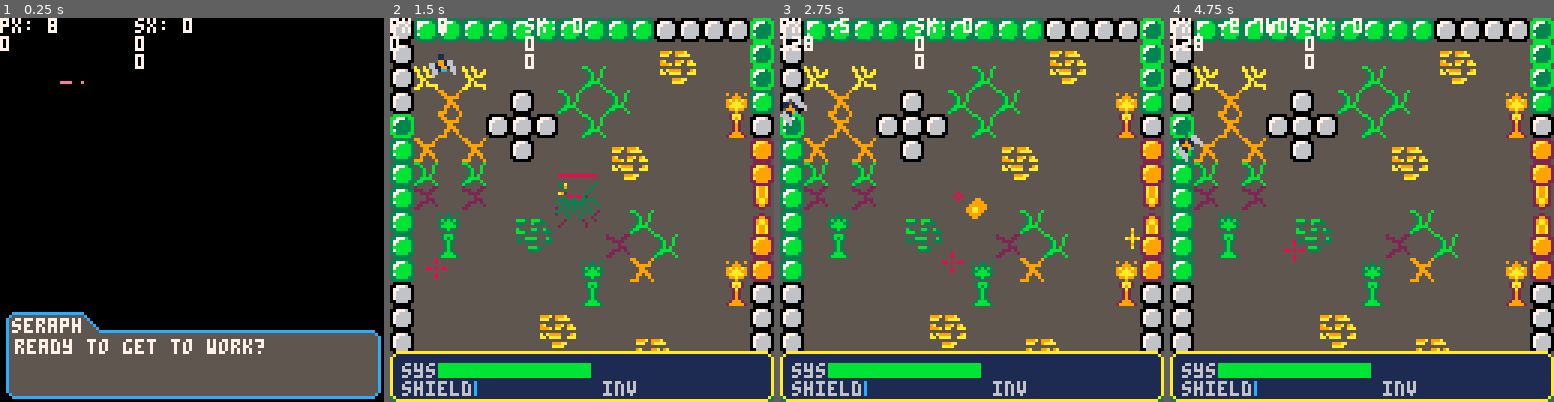
Above: before the commit, frames 1-4 (left to right).
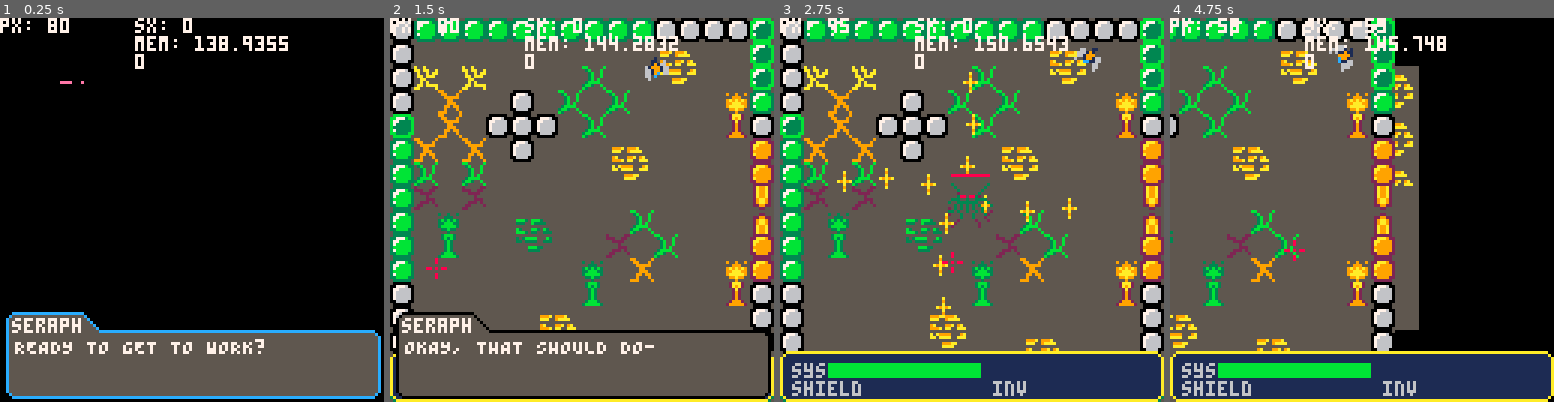
Above: after the commit, the same moments.

Repository: kbrewington/Negation
Game: PICO-8 cartridge negation.p8
Same seed, same stepped clock (60 frames per second), same inputs: the game is played once before the commit and once after it.
Inputs (mouse positions are in pixels of both pictures, inside the frame that each line leads up to):
- Up to frame 1 (0.25 s): no input
- Up to frame 2 (1.5 s): tap X (X key) at 0.33, 1.07 s; click (670, 121) at 0.67 s; tap O (Z key) at 0.7 s; click (436, 267) at 1.22 s
- Up to frame 3 (2.75 s): hold Right 1.6-2.1 s; tap O (Z key) at 1.7, 2.1, 2.5 s; click (887, 114) at 1.77 s; tap X (X key) at 1.85 s; hold Up 2.15-2.42 s; click (952, 259) at 2.32 s; hold Right from 2.47 s (still down)
- Up to frame 4 (4.75 s): click (1404, 106) at 2.87 s; tap O (Z key) every 0.4 s from 2.9 to 4.5 s; tap X (X key) at 2.97, 4.08 s; release Right at 3.03 s; hold Left 3.08-3.58 s; click (1465, 256) at 3.42 s; hold Down 3.63-3.97 s; click (1231, 102) at 3.97 s; hold Right 4.02-4.68 s; click (1292, 248) at 4.52 s; hold Up from 4.73 s (still down)

The runs differ from the first frame. In frame 1, 1.3% of the frame differs, in the area x 0-75%, y 0-88%; in frame 2, 16%; in frame 3, 2.7%; in frame 4, 52%, in the area x 0-100%, y 0-100%.

Commit message:
Changed movement back to the basic movement.                             -Worked more on screen transition - adjusted collision for changed movement.

Diff:
--- a/negation.p8
+++ b/negation.p8
@@ -1,22 +1,21 @@
 pico-8 cartridge // http://www.pico-8.com
 version 8
 __lua__
---this is the new ver.
 --------------------------------------------------------------------------------
 --------------------------------- global variables  ----------------------------
 --------------------------------------------------------------------------------
 player = {}
 player.sprite = 0
-player.x = 8
+player.x = 80
 player.y = 8
 player.speed = 1
 player.current_speed = 0
 player.angle = 0
-player.turnspeed = 10
+--player.turnspeed = 10
 player.turn = 0
 player.current_dash_speed = 0
-player.dash_speed = 15
-player.dash_threshold = {.05, .2}
+--player.dash_speed = 15
+--player.dash_threshold = {.05, .2}
 player.bullet_spread = 5
 player.health = 10
 player.immune_time = 2
@@ -28,21 +27,18 @@
 player.shield_dur = 5
 player.shield = 0
 
-wall_fwd = false
-wall_bck = false
-
-cheats = {}
-cheats.noclip = false
-cheats.god = false
-
-map_ = {}
-map_.border = {}
-map_.border.left = 0
-map_.border.up = 0
-map_.border.right = 120
-map_.border.down = 120
-map_.sx = 0
-map_.sy = 0
+--cheats = {}
+--cheats.noclip = false
+--cheats.god = false
+
+level = {}
+level.border = {}
+level.border.left = 0
+level.border.up = 0
+level.border.right = 120
+level.border.down = 120
+level.sx = 0
+level.sy = 0
 
 wait = {}
 wait.controls = false
@@ -85,10 +81,10 @@
                     [c.up_arrow] = 0,
                     [c.down_arrow] = 0}
 
-player.dashing = {[c.left_arrow] = false,
+--[[player.dashing = {[c.left_arrow] = false,
                   [c.right_arrow] = false,
                   [c.up_arrow] = false,
-                  [c.down_arrow] = false}
+                  [c.down_arrow] = false}]]
 
 enemy_table  = {}
 enemy_spawned = {}
@@ -257,29 +253,21 @@
 -------------------------------- helper functions ------------------------------
 --------------------------------------------------------------------------------
 function debug()
-  print("px: " .. player.x, 0, 0, 7)
-  print("sx: " .. map_.sx, 45, 0, 7)
-  local map_right = map_.border.right + map_.sx - 120
-  local map_left = map_.border.left + map_.sx
-  print(map_right, 0, 6, 7)
-  --print("mem: ".. stat(0), 45, 6, 7)
-  --print("hp: ".. player.health, 45, 6, 7)
-  print(map_left, 45, 6, 7)
-
-  print(#player.inventory, 45, 12, 7)
+  local debug_color = 7
+  print("px: " .. player.x, 0, 0, debug_color)
+  print("sx: " .. level.sx, 45, 0, debug_color)
+
+  print("", 0, 6, debug_color)
+  print("mem: ".. stat(0), 45, 6, debug_color)
+
+  print(#player.inventory, 45, 12, debug_color)
   -- stat(33) = y stat(32) = x
-  -- print(costatus(game), 0, 12, 7)
-  -- if boss1 ~= nil then
-  --   print(boss1.health, 45, 12, 7)
-  -- else
-  --   print("dead", 45, 12, 7)
-  -- end
-
+  -- print(costatus(game), 0, 12, debug_color)
 end
 
 function bump(x, y)
-  local tx = flr((x - map_.sx) / 8)
-  local ty = flr((y - map_.sy) / 8)
+  local tx = flr((x - level.sx) / 8)
+  local ty = flr((y - level.sy) / 8)
   local map_id = mget(tx, ty)
 
   return fget(map_id, 0)
@@ -290,15 +278,37 @@
 end
 
 function collision()
-  local fwd_tempx = player.x - player.speed * sin(player.angle / 360)
-  local fwd_tempy = player.y - player.speed * cos(player.angle / 360)
-
-  local bck_tempx = player.x + player.speed * sin(player.angle / 360)
-  local bck_tempy = player.y + player.speed * cos(player.angle / 360)
-
-  wall_fwd =  bump_all(fwd_tempx, fwd_tempy)
-
-  wall_bck =  bump_all(bck_tempx, bck_tempy)
+  --local fwd_tempx = player.x - player.speed * sin(player.angle / 360)
+  --local fwd_tempy = player.y - player.speed * cos(player.angle / 360)
+  --local up_tempx = player.x + 5
+  --local up_tempy = player.y + 4
+
+  --local bck_tempx = player.x + player.speed * sin(player.angle / 360)
+  --local bck_tempy = player.y + player.speed * cos(player.angle / 360)
+
+  --[[pset(player.x + 3, player.y + 3, clr) --topleft
+  pset(player.x + 12, player.y + 3, clr) --topright
+  pset(player.x + 3, player.y + 12, clr) --bottomleft
+  pset(player.x + 12, player.y + 12, clr) --bottomright]]
+
+  --[[topleft, topright, bottomleft, bottomright = {}, {}, {}, {}
+  topleft.x, topleft.y = player.x + 3, player.y + 3
+  topright.x, topright.y = player.x + 12, player.y + 3
+  bottomleft.x, bottomleft.y = player.x + 3, player.y + 12
+  bottomright.x, bottomright.y = player.x + 12, player.y + 12
+
+  local test = bump_all(topleft.x + 1, topleft.y + 1)
+  wall_up, wall_lft, wall_rgt, wall_dwn = test, test, test, test]]
+
+  --[[wall_up =  bump(topleft.x, topleft.y) or bump(topright.x, topright.y)
+  wall_lft = bump(topleft.x, topleft.y) or bump(bottomleft.x, bottomleft.y)
+  wall_rgt = bump(topright.x, topright.y) or bump(bottomright.x, bottomright.y)
+  wall_dwn = bump(bottomleft.x, bottomleft.y) or bump(bottomright.x, bottomright.y)]]
+
+  wall_up = bump(player.x + 4, player.y + 3) or bump(player.x + 11, player.y + 3) --done
+  wall_lft = bump(player.x + 3, player.y + 4) or bump(player.x + 3, player.y + 11) --done
+  wall_rgt = bump(player.x + 12, player.y + 4) or bump(player.x + 12, player.y + 11)
+  wall_dwn = bump(player.x + 4, player.y + 12) or bump(player.x + 11, player.y + 12) --done
 end
 
 function enemy_collision(e, p)
@@ -459,35 +469,42 @@
 end
 
 function screentransaction()
-  local map_right = map_.border.right + map_.sx - 120
-  local map_left = map_.border.left + map_.sx
+  player.last_hit = time() - 0.5 --make player invulnerable so they dont get hit during transition
+  local map_right = level.border.right + level.sx - 120
+  local map_left = level.border.left + level.sx
 
   --when to transistion
-  if map_.sx < -78 and map_.sy == 0 then move_map = true end
-
-  --if player.x > 50 and map_right > 0 then
-    --map_.sx -= 1
-    --player.x -= 1
+  --===========================================================
+  if level.sx < -78 and level.sy == 0 then move_map = true end
+  --===========================================================
+
+  if level.sx - (player.x - 50) < level.sx then
+    wait.controls = true
+    level.sx -= 1
+    player.x -= 1
 
   --follow player if not all the way left, not all the way right, and player.x == 50
-  if map_right > 0 and (player.x > 50 or map_left < 0) and not move_map then
-    map_.sx = map_.sx + player.current_speed * sin((player.angle - player.turn) / 360)
+  elseif map_right > 0 and (player.x > 50 or map_left < 0) and not move_map then
+    --level.sx = level.sx + player.current_speed * sin((player.angle - player.turn) / 360)
+    wait.controls = false
     player.x = 50
+    if btn(c.left_arrow) and not wall_lft then level.sx += player.speed end
+    if btn(c.right_arrow) and not wall_rgt then level.sx -= player.speed end
   end
 
   --if hit transistion trigger from above, move the map to center on new level
   if move_map then
     if map_right > 0 then
-      map_.sx = flr(map_.sx) --reset so map lines up nicely
+      level.sx = flr(level.sx) --reset so map lines up nicely
       player.x -= 1 --move player sprite back along with
-      map_.sx -= 1 --moving map
+      level.sx -= 1 --moving map
       wait.controls = true --pause player controls
     else
       move_map = nil
       wait.controls = false --resume player controls
       screen_transaction = false --stop doing this functions checks
-      map_.sx = 120 - map_.border.right --make the new map bounds the new level
-      map_.border.left += 128
+      level.sx = 120 - level.border.right --make the new map bounds the new level
+      level.border.left += 128
     end
   end
 end
@@ -564,7 +581,7 @@
     invx = invx + 9
   end
   print("shield", healthbar.tx-12, healthbar.ty+6, fnt_color)
-  rectfill(shield.tx, shield.ty, shield.bx, shield.by, shield.color)
+  if player.shield > 0 then rectfill(shield.tx, shield.ty, shield.bx, shield.by, shield.color) end
 end
 
 function draw_titlescreen()
@@ -648,16 +665,15 @@
   -- start game
   seraph = {}
   seraph.brd_color = 12
-  seraph.text = "ready to get to work?"
+  seraph.text = "READY TO GET TO WORK?"
   drawdialog = true -- show seraph's dialog
   wait.controls = true -- stop player controls
   yield()
 
   titlescreen = true -- stop showing titlescreen
 
-
   seraph = {} -- reset seraph table to defaults
-  seraph.text = "alright, i see a door. give mea minute and i'll try and openit."
+  seraph.text = "ALRIGHT, I SEE A DOOR. GIVE MEA MINUTE AND I'LL TRY AND OPENIT."
   drawdialog = true -- show seraph's dialog
   wait.controls = true -- stop player controls
   yield()
@@ -687,13 +703,13 @@
   spawn_enemies = false
 
   seraph = {}
-  seraph.text = "okay, that should do-"
+  seraph.text = "OKAY, THAT SHOULD DO-"
   drawdialog = true
   wait.controls = true
   yield()
 
   seraph = {}
-  seraph.text = "okay, that should do- wait    what's that?"
+  seraph.text = "OKAY, THAT SHOULD DO- WAIT    WHAT'S THAT?"
   drawdialog = true
   wait.controls = true
   yield()
@@ -706,7 +722,7 @@
   yield()
 
   kill_all_enemies()
-  map_.border.right = 248
+  level.border.right = 248
   screen_transaction = true
 end
 
@@ -881,14 +897,10 @@
       up arrow
     ]]
     if (btn(c.up_arrow)) then
-      if not cheats.noclip then
-        if not wall_fwd then
-          --dash_detect(c.up_arrow)
-          player.current_speed = player.speed
-        end
-      else
+      if not wall_up then
         --dash_detect(c.up_arrow)
-        player.current_speed = player.speed
+        --player.current_speed = player.speed
+        player.y -= player.speed
       end
     end --end up button
 
@@ -896,14 +908,10 @@
       down arrow
     ]]
     if (btn(c.down_arrow)) then
-      if not cheats.noclip then
-        if not wall_bck then
-          --dash_detect(c.down_arrow)
-          player.current_speed = -player.speed
-        end
-      else
+      if not wall_dwn then
         --dash_detect(c.down_arrow)
-        player.current_speed = -player.speed
+        --player.current_speed = -player.speed
+        player.y += player.speed
       end
     end --end down button
 
@@ -911,21 +919,29 @@
       left arrow
     ]]
     if (btn(c.left_arrow)) then
-      --dash_detect(c.left_arrow)
-      --player.angle -= player.turnspeed
-      player.turn = 85
-      player.current_speed = player.speed
+      if not wall_lft then
+        --dash_detect(c.left_arrow)
+        --player.angle -= player.turnspeed
+        --player.turn = 85
+        --player.current_speed = player.speed
+        player.x -= player.speed
+      end
     end --end left button
 
     --[[
       right arrow
     ]]
     if (btn(c.right_arrow)) then
-      --dash_detect(c.right_arrow)
-      --player.angle += player.turnspeed
-      player.turn = -85
-      player.current_speed = player.speed
+      if not wall_rgt then
+        --dash_detect(c.right_arrow)
+        --player.angle += player.turnspeed
+        --player.turn = -85
+        --player.current_speed = player.speed
+        player.x += player.speed
+      end
     end --end right button
+
+    player.angle = flr(atan2(stat(32) - (player.x + 8), stat(33) - (player.y + 8)) * -360 + 90) % 360
   end -- end wait.controls
 
   --[[
@@ -935,8 +951,9 @@
   --if (btn(c.z_button)) then
   --stat(34) -> button bitmask (1=primary, 2=secondary, 4=middle)
   if (stat(34) == 1) then
-    if wait.controls and not wait.dialog_finish then
+    if wait.controls and not wait.dialog_finish and time() - (lastclick or time() - 2) > 1 then
       coresume(game)
+      lastclick = time()
     elseif not wait.controls then
       player.b_count = player.b_count + 1
       if player.b_count%player.bullet_spread == 0 then
@@ -944,6 +961,12 @@
       end
     end
   end --end z button
+
+  -- middle button
+  if (stat(34) == 4) and time() - (lastclick or time() - 2) > 0.5 then
+    coresume(game)
+    lastclick = time()
+  end
 
   --[[
     x button
@@ -952,33 +975,19 @@
     coresume(game)
   end --end x button
 
-  if not cheats.noclip then
-    player.x = player.x - player.current_speed * sin((player.angle - player.turn) / 360)
-    player.y = player.y - player.current_speed * cos((player.angle - player.turn) / 360)
-  --else
-    --map_.sx = map_.sx + player.current_speed * sin(player.angle / 360)
-    --map_.sy = map_.sy + player.current_speed * cos(player.angle / 360)
-    --player.x = 64
-    --player.y = 64
-  end
-
-  if screen_transaction then
-    screentransaction()
-  end
+  --player.x = player.x - player.current_speed * sin((player.angle - player.turn) / 360)
+  --player.y = player.y - player.current_speed * cos((player.angle - player.turn) / 360)
+
+  if screen_transaction then screentransaction() end
 
   player.current_speed = 0
   player.turn = 0
-  if player.x < -5 then player.x = -5 end
-  if player.y < -5 then player.y = -5 end
+  if player.x < -4 then player.x = -4 end
+  if player.y < -4 then player.y = -4 end
   if player.x > 116 then player.x = 116 end
   if player.y > 116 then player.y = 116 end
 
-  if not wait.controls then
-    player.angle = atan2(stat(32) - player.x - 3, stat(33) - player.y - 3) * -360 + 90
-  end
-  player.angle = player.angle % 360
-
-  if player.shield > 0 then
+  if player.shield > 0 and not wait.controls then
     player.shield = player.shield - .01
   elseif player.shield < 0 then
     player.shield = 0
@@ -991,7 +1000,7 @@
 --------------------------------------------------------------------------------
 function _draw()
   cls()
-  map(0, 0, map_.sx, map_.sy, 128, 128)
+  map(0, 0, level.sx, level.sy, 128, 128)
 
   spr_r(player.sprite, player.x, player.y, player.angle, 2, 2)
 
@@ -1163,13 +1172,14 @@
 
   if drawdialog then dialog_seraph(seraph) end
 
-  if (abs(time() - player.last_hit) < player.immune_time) then
+  if (abs(time() - player.last_hit) < 0.5) then
     camera(cos((time()*1000)/3), cos((time()*1000)/2))
   else
     camera()
   end
 
   -- skilltree()
+
   debug() -- always on bottom
 end --end _draw()
 
@@ -1179,14 +1189,14 @@
 00000000000000000000000055555555555555555555555533777b3322aaa92252a99a256601106666011066660110666601106666c11c660000000000000000
 000000000000000000000000555555555555555555555555377bbbb32aa9999252a99a2566199166661991666619916666199166661991660000000000000000
 0000000000000000000000005555555555999a5999a5555537bbbbb32a99999252a99a2566199166661991666619916666199166661991660000000000000000
-0000000000000000000000005555555555aaa559aaaa55553bbbbbb329999992529aa92566199166661991666619916666199166661991660000000000000000
-00060000006000000000000055555555555555555555555537bbbbb32a999992529aa92500511500005115000051150000511500005115000000000000000000
-000660cc066000000000000055555555559a55599a59a55533bbbb3322999922522992250001100000c11c000c011000000110c0000110000000000000000000
-0006619916600000000000005555555555999a5aa55aaa555333333552222225555225550000000000c00c00c00000000000000c000000000000000000000000
-000661991660000000000000bb55555b555555555555555599555559000000005555555500000000000000000000000000000000000000000000000000000000
-00066199166000000000000053b555b555a5a99995559a5559955595000000005552255500000000000000000000000000000000000000000000000000000000
-000005115000000000000000553b55b555aa5aaaa55aaa5555999995000000005229922500000000000000000000000000000000000000000000000000000000
-000000110000000000000000553b55b555555555555555555559955500000000529aa92500000000000000000000000000000000000000000000000000000000
+0000600000060000000000005555555555aaa559aaaa55553bbbbbb329999992529aa92566199166661991666619916666199166661991660000000000000000
+0000660cc06600000000000055555555555555555555555537bbbbb32a999992529aa92500511500005115000051150000511500005115000000000000000000
+00006619916600000000000055555555559a55599a59a55533bbbb3322999922522992250001100000c11c000c011000000110c0000110000000000000000000
+0000661991660000000000005555555555999a5aa55aaa555333333552222225555225550000000000c00c00c00000000000000c000000000000000000000000
+000066199166000000000000bb55555b555555555555555599555559000000005555555500000000000000000000000000000000000000000000000000000000
+00000051150000000000000053b555b555a5a99995559a5559955595000000005552255500000000000000000000000000000000000000000000000000000000
+000000011000000000000000553b55b555aa5aaaa55aaa5555999995000000005229922500000000000000000000000000000000000000000000000000000000
+000000000000000000000000553b55b555555555555555555559955500000000529aa92500000000000000000000000000000000000000000000000000000000
 000000000000000000000000553b5b55555555999aa555555559995500000000529aa92500000000000000000000000000000000000000000000000000000000
 00000000000000000000000053bbbb55555555aaaa555555559959950000000052a99a2500000000000000000000000000000000000000000000000000000000
 0000000000000000000000003bb355b55555555555555555559555950000000052a99a2500000000000000000000000000000000000000000000000000000000
@@ -1310,11 +1320,11 @@
 __map__
 3c060606060606060606063c3c3c3c2500000000000000000000000000000000000000000000000000000000000000000000000000000000000000000000000000000000000000000000000000000000000000000000000000000000000000000000000000000000000000000000000000000000000000000000000000000000
 3c03030303030303030303040503032500000000000000000000000000000000000000000000000000000000000000000000000000000000000000000000000000000000000000000000000000000000000000000000000000000000000000000000000000000000000000000000000000000000000000000000000000000000
-3c37033703030303130303141503032505000000000000000000000000000000000000000000000000000000000000000000000000000000000000000000000000000000000000000000000000000000000000000000000000000000000000000000000000000000000000000000000000000000000000000000000000000000
-3c031603033c0313031303030303d30615000000000000000000000000000000000000000000000000000000000000000000000000000000000000000000000000000000000000000000000000000000000000000000000000000000000000000000000000000000000000000000000000000000000000000000000000000000
-253216033c3c3c32130303030303c93c05000000000000000000000000000000000000000000000000000000000000000000000000000000000000000000000000000000000000000000000000000000000000000000000000000000000000000000000000000000000000000000000000000000000000000000000000000000
+3c37033703033203130303141503032505000000000000000000000000000000000000000000000000000000000000000000000000000000000000000000000000000000000000000000000000000000000000000000000000000000000000000000000000000000000000000000000000000000000000000000000000000000
+3c031632323c3213031303030303d30615000000000000000000000000000000000000000000000000000000000000000000000000000000000000000000000000000000000000000000000000000000000000000000000000000000000000000000000000000000000000000000000000000000000000000000000000000000
+253216323c3c3c32130303030303c93c05000000000000000000000000000000000000000000000000000000000000000000000000000000000000000000000000000000000000000000000000000000000000000000000000000000000000000000000000000000000000000000000000000000000000000000000000000000
 06163216323c3232030405030303030715000000000000000000000000000000000000000000000000000000000000000000000000000000000000000000000000000000000000000000000000000000000000000000000000000000000000000000000000000000000000000000000000000000000000000000000000000000
-0613031303323232031415030303030705000000000000000000000000000000000000000000000000000000000000000000000000000000000000000000000000000000000000000000000000000000000000000000000000000000000000000000000000000000000000000000000000000000000000000000000000000000
+0613031332323232031415030303030705000000000000000000000000000000000000000000000000000000000000000000000000000000000000000000000000000000000000000000000000000000000000000000000000000000000000000000000000000000000000000000000000000000000000000000000000000000
 0622032203033203030303030303030803000000000000000000000000000000000000000000000000000000000000000000000000000000000000000000000000000000000000000000000000000000000000000000000000000000000000000000000000000000000000000000000000000000000000000000000000000000
 0603c303032a2b03030313030303031803000000000000000000000000000000000000000000000000000000000000000000000000000000000000000000000000000000000000000000000000000000000000000000000000000000000000000000000000000000000000000000000000000000000000000000000000000000
 0603ca03033a3b03032203130303030703000000000000000000000000000000000000000000000000000000000000000000000000000000000000000000000000000000000000000000000000000000000000000000000000000000000000000000000000000000000000000000000000000000000000000000000000000000
